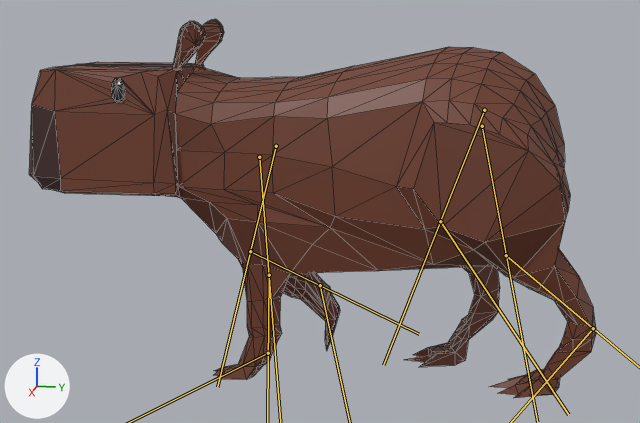
Renders of the glTF model godot-project/assets/character/Capybara.gltf from each side of a commit.
Before and after are seen from a camera (50 mm lens) standing at (4.2, 1.54, 1.87) and looking at (0.0, 0.7, 0.82). Every picture has the same lights, and +X, +Y and +Z are marked at lower left. Both versions are drawn at frame 8 of the action 'Walking'; the numbers are the values there. The bones that change are drawn over the model as lines. Mesh edges are drawn as thin lines.
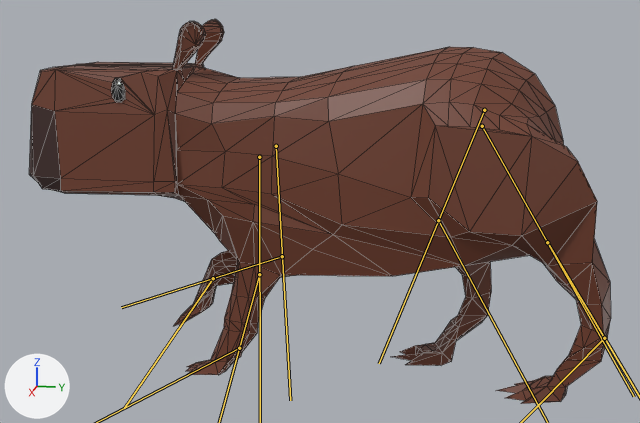
What differs and where, as boxes (x1, y1, x2, y2) in the pictures (640 x 423 px):
```json
{"object": "Cube", "change": "posed", "before": [29, 19, 596, 398], "after": [29, 19, 611, 404]}
{"bone": "Arm.R.001", "before": "(276, 146) to (217, 387)", "after": "(276, 146) to (290, 400)"}
{"bone": "Arm.R.002", "before": "(250, 251) to (419, 334)", "after": "(282, 256) to (121, 307)"}
{"bone": "BArm.R.001", "before": "(484, 110) to (383, 365)", "after": "(484, 110) to (379, 363)"}
{"bone": "BArm.R.002", "before": "(440, 221) to (568, 414)", "after": "(438, 220) to (547, 422)"}
{"bone": "BArm.L.001", "before": "(482, 126) to (537, 422)", "after": "(482, 126) to (634, 396)"}
```

Edits to the scene script, one JSON object a line:
```json
{"block": "bone_arm_r_001", "where": "bone_arm_r_001 = bpy.data.objects['Armature'].pose.bones['Arm.R.001']  # child of 'Arm.R'"}
{"op": "set", "path": "bone_arm_r_001.rotation_quaternion", "old": "(0.987, -0.163, 0.0, 0.0)", "new": "(1.0, -0.014, 0.0, 0.0)", "note": "degrees (-19, 0, 0) -> degrees (-2, 0, 0)"}
{"block": "bone_arm_r_002", "where": "bone_arm_r_002 = bpy.data.objects['Armature'].pose.bones['Arm.R.002']  # child of 'Arm.R.001'"}
{"op": "set", "path": "bone_arm_r_002.rotation_quaternion", "old": "(0.651, 0.759, 0.0, 0.0)", "new": "(0.891, -0.453, 0.0, 0.0)", "note": "degrees (99, 0, 0) -> degrees (-54, 0, 0)"}
{"block": "bone_arm_r_003", "where": "bone_arm_r_003 = bpy.data.objects['Armature'].pose.bones['Arm.R.003']  # child of 'Arm.R.002'"}
{"op": "set", "path": "bone_arm_r_003.rotation_quaternion", "old": "(0.999, -0.047, 0.0, 0.0)", "new": "(0.744, 0.668, 0.0, 0.0)", "note": "degrees (-5, 0, 0) -> degrees (84, 0, 0)"}
{"block": "bone_arm_l_001", "where": "bone_arm_l_001 = bpy.data.objects['Armature'].pose.bones['Arm.L.001']  # child of 'Arm.L'"}
{"op": "set", "path": "bone_arm_l_001.rotation_quaternion", "old": "(1.0, -0.005, 0.0, 0.0)", "new": "(0.999, -0.045, 0.0, 0.0)", "note": "degrees (-1, 0, 0) -> degrees (-5, 0, 0)"}
{"block": "bone_arm_l_002", "where": "bone_arm_l_002 = bpy.data.objects['Armature'].pose.bones['Arm.L.002']  # child of 'Arm.L.001'"}
{"op": "set", "path": "bone_arm_l_002.rotation_quaternion", "old": "(0.994, 0.112, 0.0, 0.0)", "new": "(1.0, 0.027, 0.0, 0.0)", "note": "degrees (13, 0, 0) -> degrees (3, 0, 0)"}
{"block": "bone_arm_l_003", "where": "bone_arm_l_003 = bpy.data.objects['Armature'].pose.bones['Arm.L.003']  # child of 'Arm.L.002'"}
{"op": "set", "path": "bone_arm_l_003.rotation_quaternion", "old": "(0.997, -0.077, 0.0, 0.0)", "new": "(0.999, 0.054, 0.0, 0.0)", "note": "degrees (-9, 0, 0) -> degrees (6, 0, 0)"}
{"block": "bone_barm_r_001", "where": "bone_barm_r_001 = bpy.data.objects['Armature'].pose.bones['BArm.R.001']  # child of 'BArm.R'"}
{"op": "set", "path": "bone_barm_r_001.rotation_quaternion", "old": "(0.999, -0.039, -0.002, 0.0)", "new": "(0.999, -0.048, -0.002, 0.0)", "note": "degrees (-4, 0, 0) -> degrees (-6, 0, 0)"}
{"block": "bone_barm_r_002", "where": "bone_barm_r_002 = bpy.data.objects['Armature'].pose.bones['BArm.R.002']  # child of 'BArm.R.001'"}
{"op": "set", "path": "bone_barm_r_002.rotation_quaternion", "old": "(1.0, 0.017, 0.0, 0.0)", "new": "(1.0, -0.019, 0.0, 0.0)", "note": "degrees (2, 0, 0) -> degrees (-2, 0, 0)"}
{"block": "bone_barm_l_001", "where": "bone_barm_l_001 = bpy.data.objects['Armature'].pose.bones['BArm.L.001']  # child of 'BArm.L'"}
{"op": "set", "path": "bone_barm_l_001.rotation_quaternion", "old": "(0.972, 0.234, -0.011, 0.0)", "new": "(0.923, 0.385, -0.018, 0.0)", "note": "degrees (27, -1, 0) -> degrees (45, -2, -1)"}
{"block": "bone_barm_l_002", "where": "bone_barm_l_002 = bpy.data.objects['Armature'].pose.bones['BArm.L.002']  # child of 'BArm.L.001'"}
{"op": "set", "path": "bone_barm_l_002.rotation_quaternion", "old": "(0.994, -0.112, 0.0, 0.0)", "new": "(0.906, -0.423, 0.0, 0.0)", "note": "degrees (-13, 0, 0) -> degrees (-50, 0, 0)"}
{"block": "bone_barm_l_003", "where": "bone_barm_l_003 = bpy.data.objects['Armature'].pose.bones['BArm.L.003']  # child of 'BArm.L.002'"}
{"op": "set", "path": "bone_barm_l_003.rotation_quaternion", "old": "(0.996, -0.089, 0.0, 0.0)", "new": "(0.999, 0.05, 0.0, 0.0)", "note": "degrees (-10, 0, 0) -> degrees (6, 0, 0)"}
```
